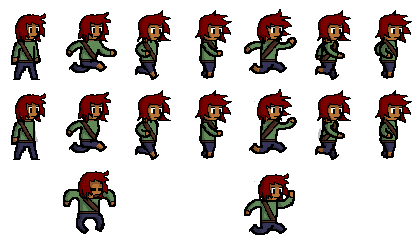
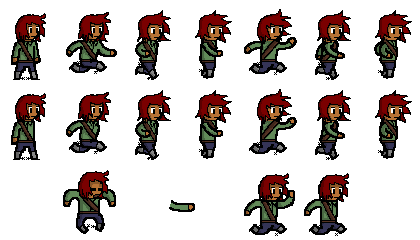
Layered file, before and after one edit (420x240). Changes by layer:
painted on "shading copy" over [34, 115, 405, 182]
renamed "Layer 1" to "shading more", showed it, opacity 100% → 25%, moved it above "shading", painted on it over [16, 40, 405, 236]
painted on "shading" over [25, 41, 396, 211]
painted on "hair outline" over [318, 173, 349, 204]
painted on "hair coloring" over [144, 117, 348, 201]
painted on "details" over [16, 40, 396, 236]
painted on "outlines" over [169, 175, 347, 235]
painted on "coloring" over [16, 62, 394, 233]
